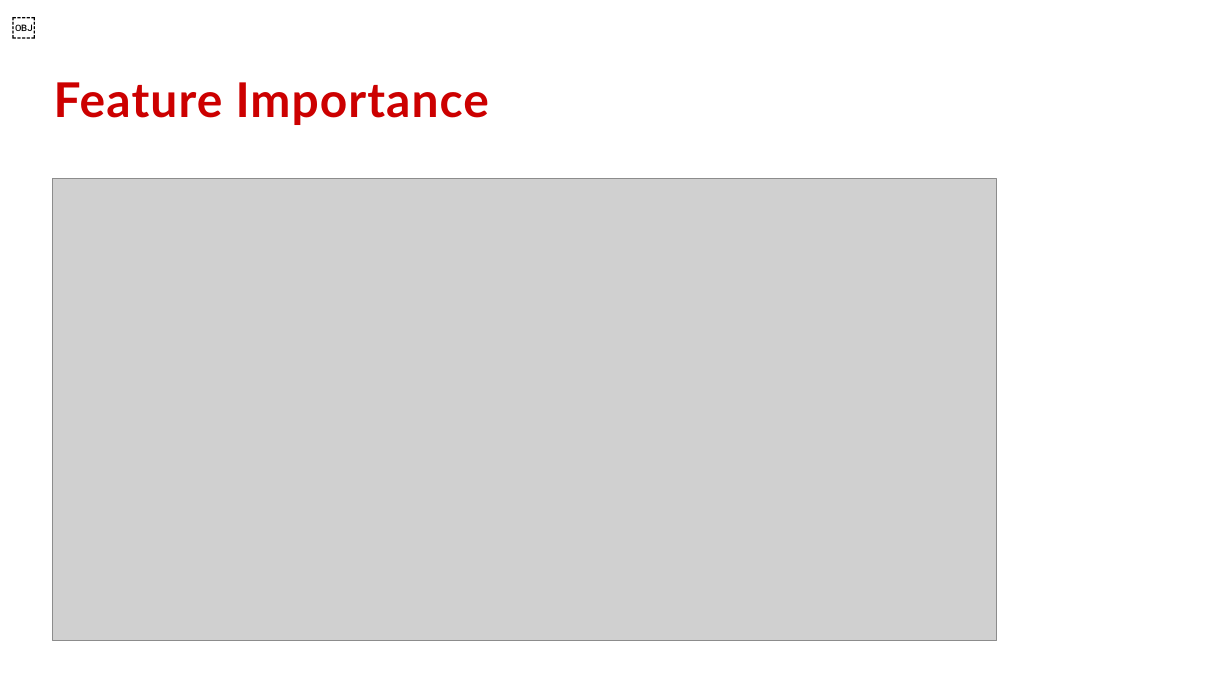
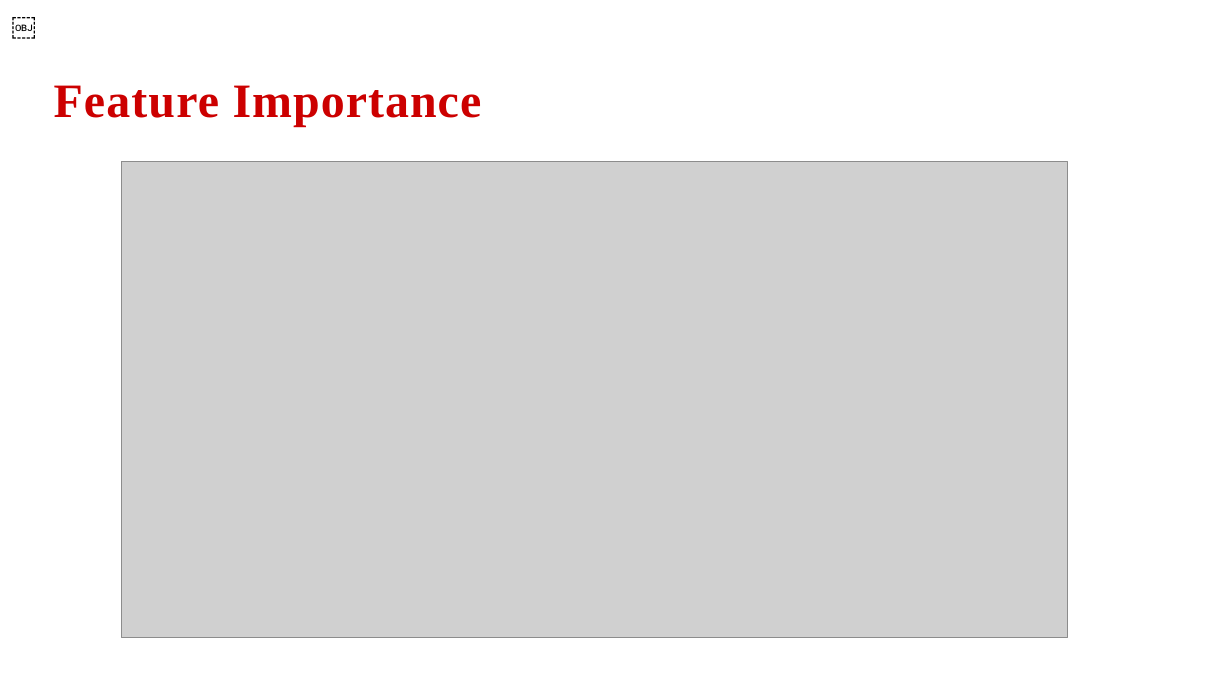
Before and after one commit to AnnayanB/SupervisedML_BankMarketingCampaigns, a slide deck: slide 26 of Presentation-Bank Marketing Effectiveness Prediction.pptx.pptx (slide 21 before the commit). Drawn at 1232x693 pixels with LibreOffice and Linux fonts; fonts in the diff are those of the drawing; grey boxes stand for pictures; background and template pictures are left out. Boxes give left, top, right and bottom in pixels: in the first picture for what was removed or moved away, otherwise in the second. Text is boxed around its words. In the diff, an @@ line names an element or a change of style, - is before the commit and + after.

```diff
--- a/Presentation-Bank Marketing Effectiveness Prediction.pptx.pptx
+++ b/Presentation-Bank Marketing Effectiveness Prediction.pptx.pptx
@@ title "Feature Importance" at box(54, 85, 482, 127): font Lato to Times New Roman @@
@@ picture: place and size @@
-picture at box(52, 179, 997, 641)
+picture at box(122, 161, 1068, 637)
```
Also in this commit, not shown: 17 other slides changed, 9 slides added, 4 slides removed.
